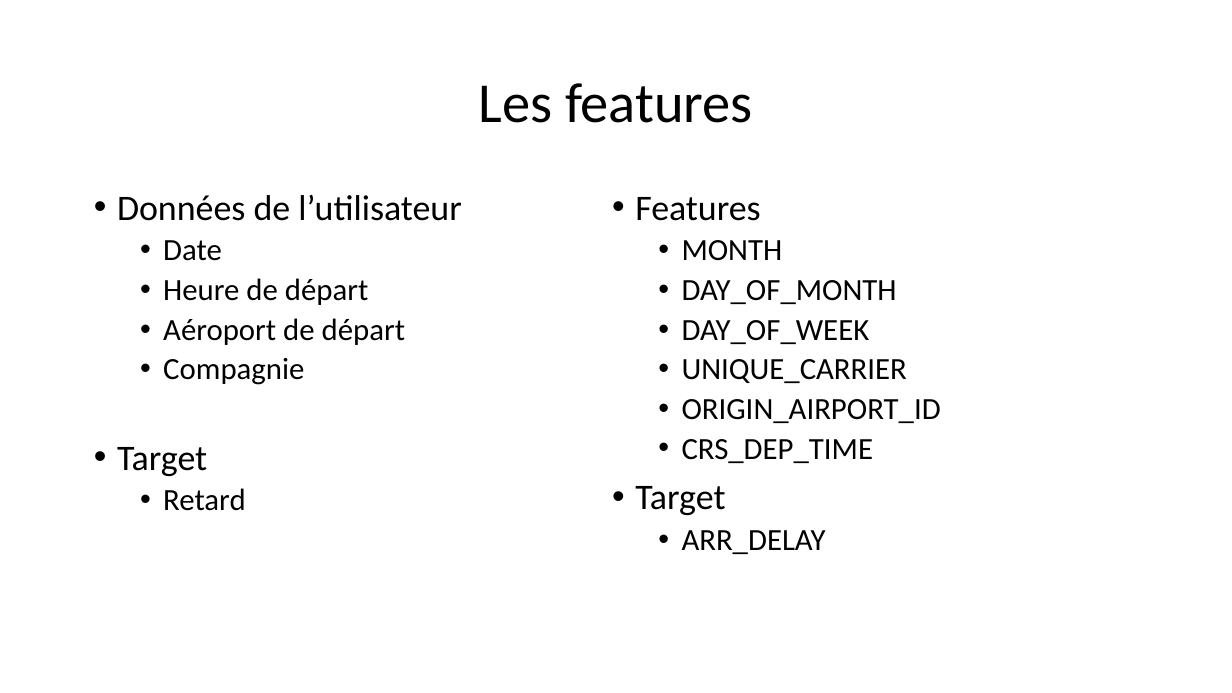
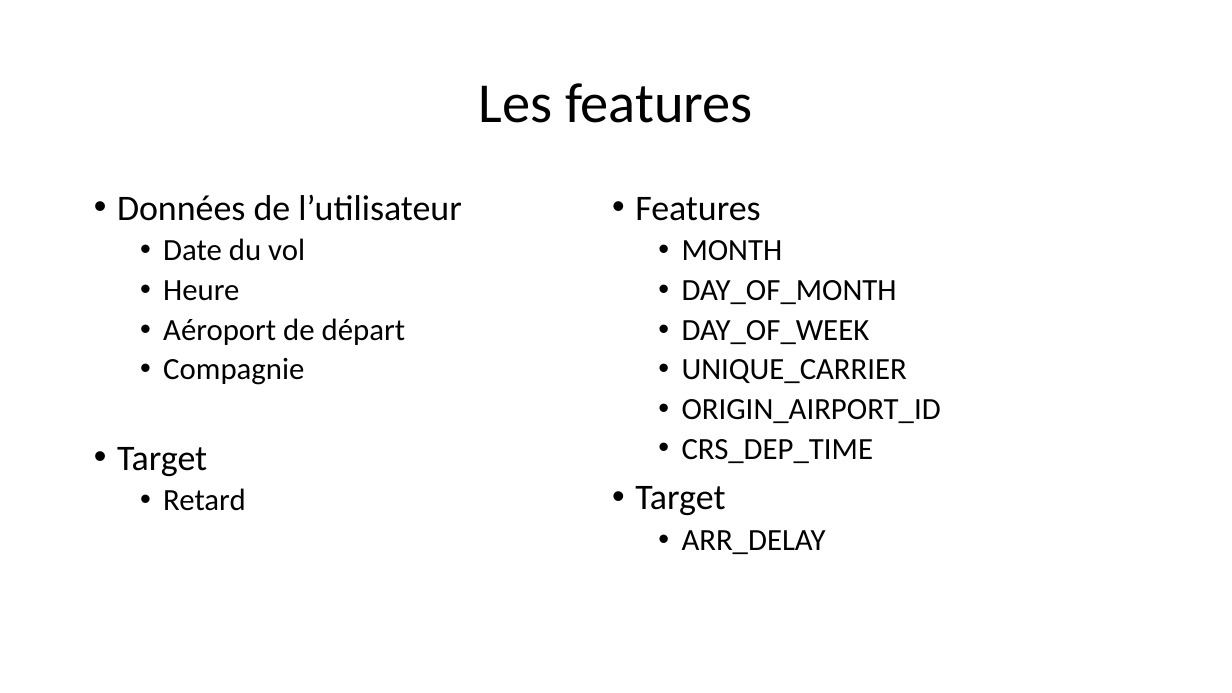
Before and after one commit to morganscao/Projet4, a slide deck: slide 9 of rapport/Anticipez le retard de vol des avions.pptx. Drawn at 1232x693 pixels with LibreOffice and Linux fonts; fonts in the diff are those of the drawing. Boxes give left, top, right and bottom in pixels: in the first picture for what was removed or moved away, otherwise in the second. Text is boxed around its words. In the diff, an @@ line names an element or a change of style, - is before the commit and + after.

```diff
--- a/rapport/Anticipez le retard de vol des avions.pptx
+++ b/rapport/Anticipez le retard de vol des avions.pptx
@@ text at [163, 238, 305, 301]: text changed @@
-  • Date
-  • Heure de départ
+  • Date du vol
+  • Heure
```
Also in this commit, not shown: 10 other slides changed, 2 slides removed, 16 other files.
